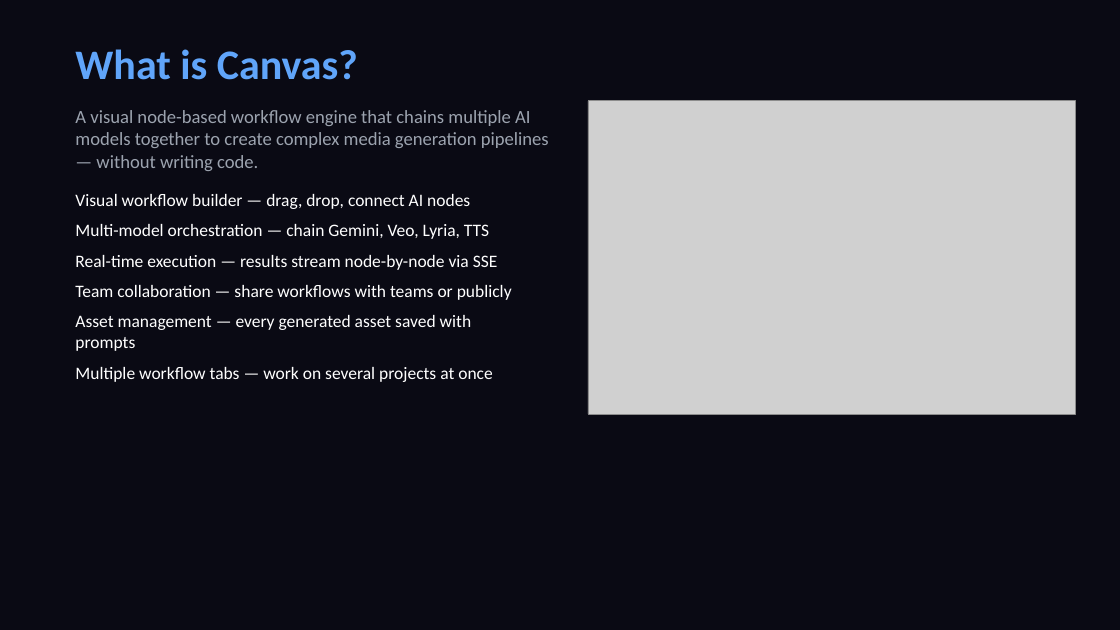
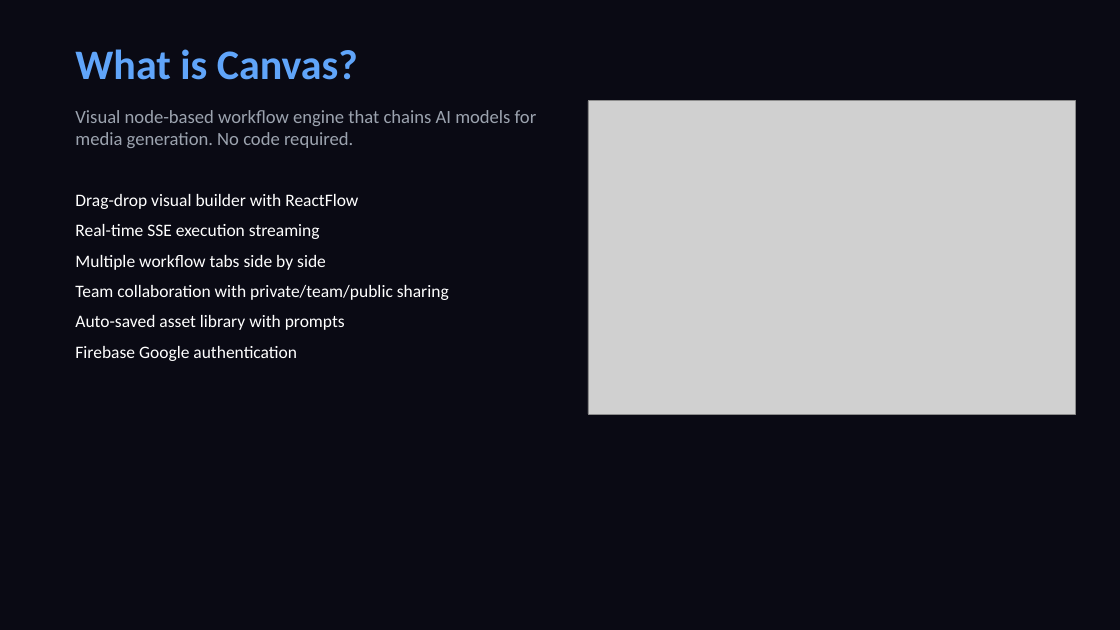
Before and after one commit to gauravz7/canvas, a slide deck: slide 2 of docs/Canvas_Product_Deck.pptx. Drawn at 1120x630 pixels with LibreOffice and Linux fonts; fonts in the diff are those of the drawing; grey boxes stand for pictures. Boxes give left, top, right and bottom in pixels: in the first picture for what was removed or moved away, otherwise in the second. Text is boxed around its words. In the diff, an @@ line names an element or a change of style, - is before the commit and + after.

```diff
--- a/docs/Canvas_Product_Deck.pptx
+++ b/docs/Canvas_Product_Deck.pptx
@@ text at (x1=75, y1=110, x2=537, y2=148): text changed @@
-A visual node-based workflow engine that chains multiple AI models together to create complex media generation pipelines — without writing code.
+Visual node-based workflow engine that chains AI models for media generation. No code required.
@@ text at (x1=75, y1=194, x2=449, y2=361): text changed @@
-Visual workflow builder — drag, drop, connect AI nodes
-Multi-model orchestration — chain Gemini, Veo, Lyria, TTS
-Real-time execution — results stream node-by-node via SSE
-Team collaboration — share workflows with teams or publicly
-Asset management — every generated asset saved with prompts
-Multiple workflow tabs — work on several projects at once
+Drag-drop visual builder with ReactFlow
+Real-time SSE execution streaming
+Multiple workflow tabs side by side
+Team collaboration with private/team/public sharing
+Auto-saved asset library with prompts
+Firebase Google authentication
```
Also in this commit, not shown: 11 other slides changed, 2 slides added, 3 slides removed, 11 other files.
